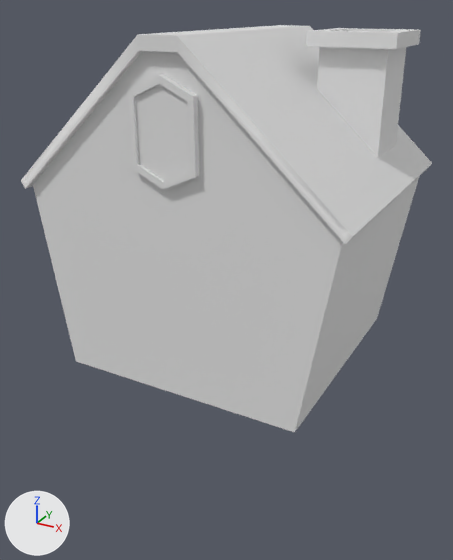
An edit to the FBX model PR_AIGameJam_3D/Assets/Models/House.fbx, drawn before and after from the same camera.
Before and after are seen from a 50 mm lens placed at (4.66, -8.82, 5.53), pointed at (0.03, -0.41, 1.32). Arrows for +X, +Y and +Z are at lower left; the lights stay in place. Where no turn or scale is listed for an object, it has been applied to the vertices.

The scene before the commit, as lines of its bpy script (objects in view):
```python
me_house = bpy.data.meshes.new('house')
me_house.from_pydata(...)  # 100 vertices, 98 faces; spans x -263.0..263.0, y 0.0..519.0, z -210.0..210.0
ob_house = bpy.data.objects.new('house', me_house)
ob_house.location = (0.0, 0.0, 0.0)
ob_house.rotation_euler = (1.571, 0.0, 0.0)  # degrees (90, 0, 0)
ob_house.scale = (0.01, 0.01, 0.01)
```
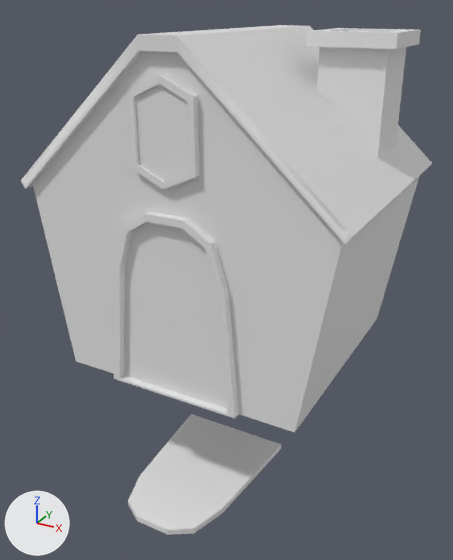
Commit message: Updated house

Changed parts and their boxes (x1, y1, x2, y2) in the pictures (453 x 560 px):
```json
{"object": "house_door", "change": "added", "after": [128, 414, 281, 535]}
{"object": "house_doorframe", "change": "added", "after": [114, 211, 239, 418]}
```

Edits to the scene script, one JSON object a line:
```json
{"op": "add", "block": "me_house_door", "code": ["me_house_door = bpy.data.meshes.new('house_door')", "me_house_door.from_pydata(...)  # 53 vertices, 46 faces; spans x -1.96..0.0, y -2.75..0.0, z -0.15..0.1"]}
{"op": "add", "block": "me_house_doorframe", "code": ["me_house_doorframe = bpy.data.meshes.new('house_doorframe')", "me_house_doorframe.from_pydata(...)  # 36 vertices, 28 faces; spans x -1.11..1.11, y -0.12..0.12, z 0.0..2.9"]}
{"op": "add", "block": "ob_house_door", "code": ["ob_house_door = bpy.data.objects.new('house_door', me_house_door)", "ob_house_door.location = (0.98, -0.04, -2.05)"]}
{"op": "add", "block": "ob_house_doorframe", "code": ["ob_house_doorframe = bpy.data.objects.new('house_doorframe', me_house_doorframe)", "ob_house_doorframe.location = (0.0, -2.0, 0.0)"]}
```
